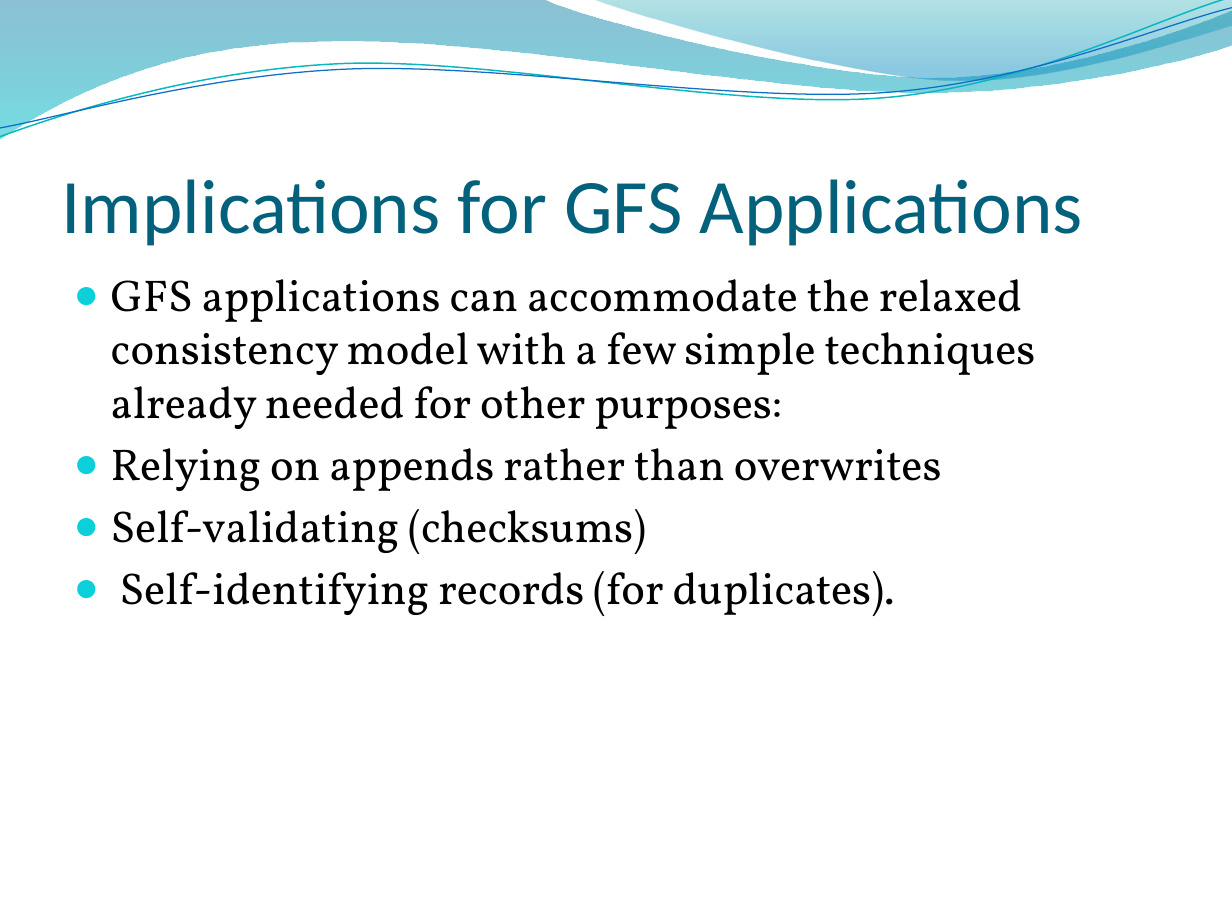
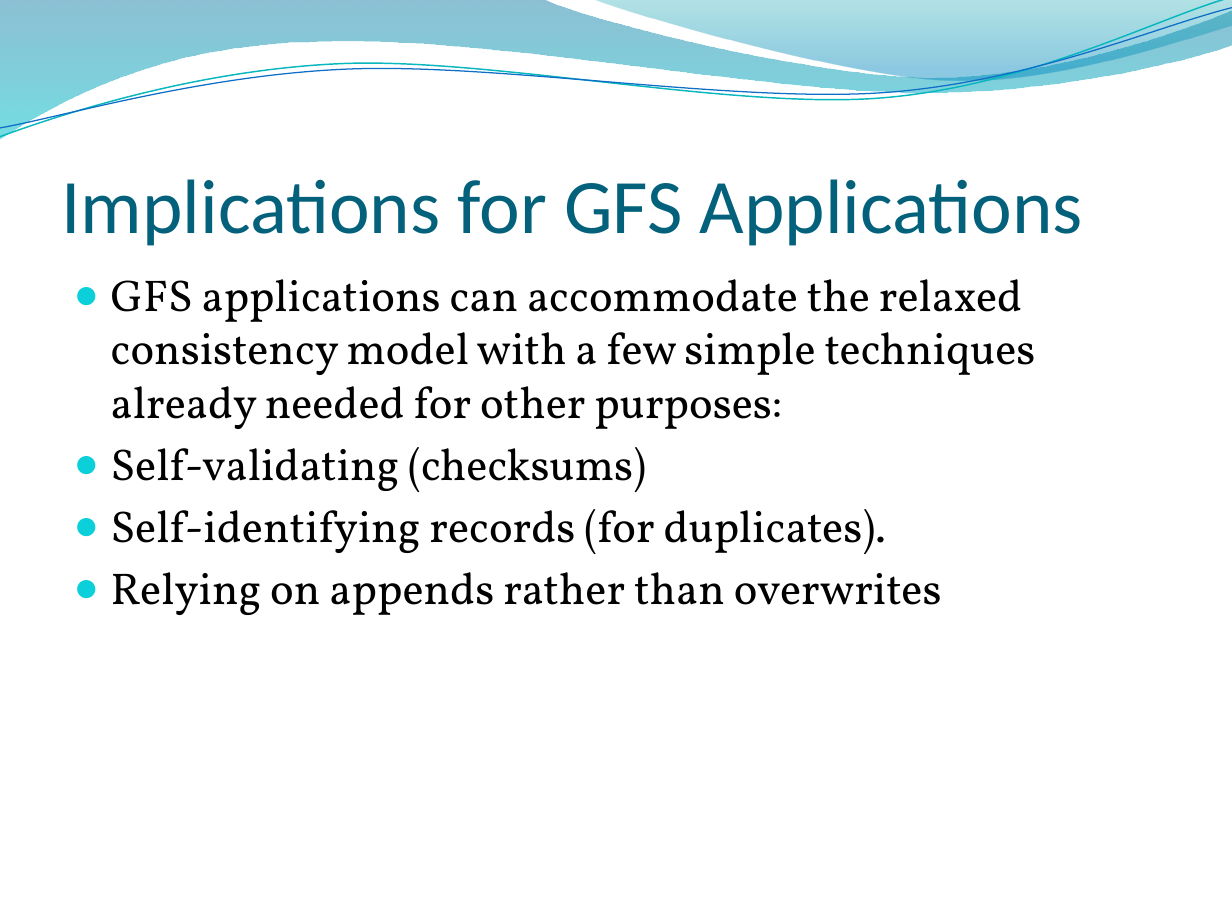
Before and after one commit to edvelezg/unb-os, a slide deck: slide 20 of google-fs/google-fs.pptx (slide 21 before the commit). Drawn at 1232x924 pixels with LibreOffice and Linux fonts; fonts in the diff are those of the drawing; background and template pictures are left out. Boxes give left, top, right and bottom in pixels: in the first picture for what was removed or moved away, otherwise in the second. Text is boxed around its words. In the diff, an @@ line names an element or a change of style, - is before the commit and + after.

```diff
--- a/google-fs/google-fs.pptx
+++ b/google-fs/google-fs.pptx
@@ text at (111,448,942,491): paragraph removed @@
-● Relying on appends rather than overwrites
@@ text at (111,572,942,615): paragraph added @@
+● Relying on appends rather than overwrites
```
Also in this commit, not shown: 12 other slides changed, 2 slides added, 4 slides removed.
